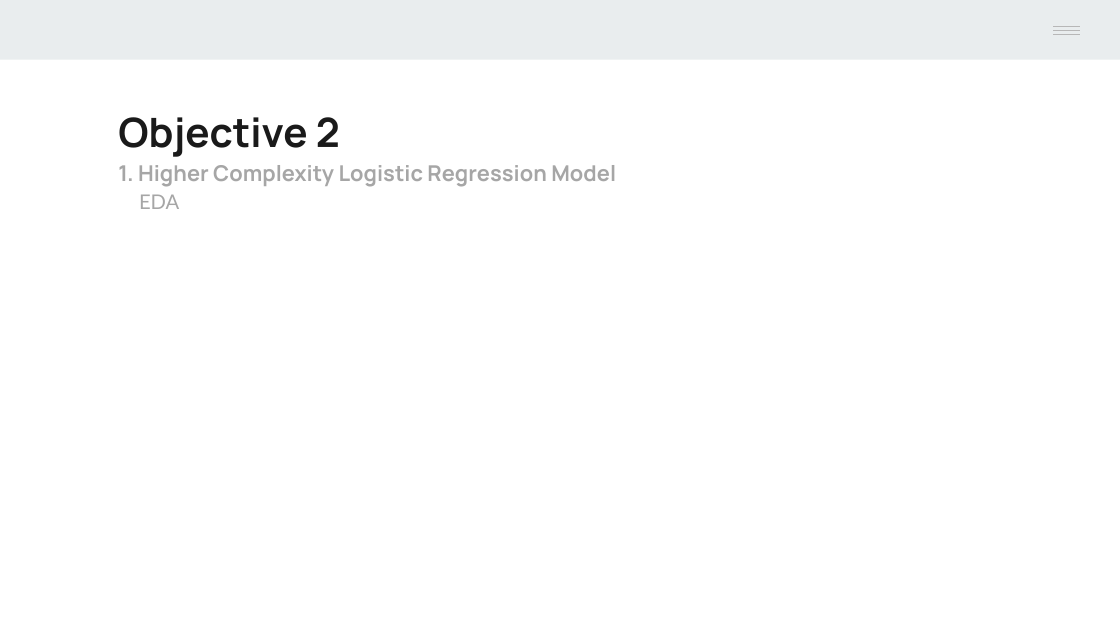
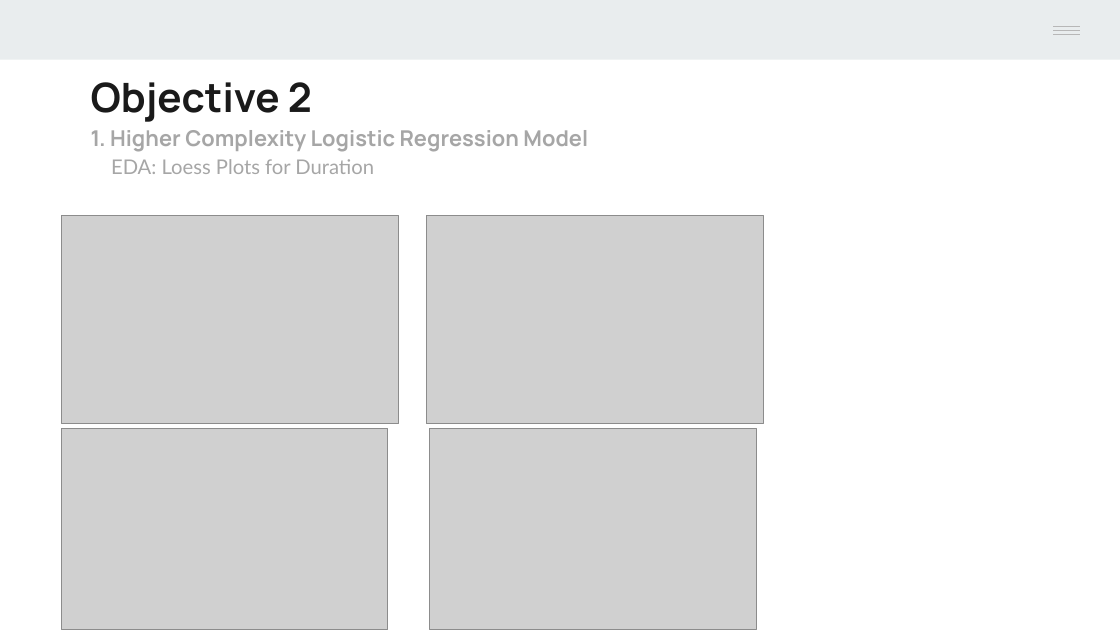
Before and after one commit to Mr-Chang95/Bank-Marketing-Analysis-Logistic-Regression, a slide deck: slide 22 of Project2_Chang_Craus_Yule.pptx. Drawn at 1120x630 pixels with LibreOffice and Linux fonts; fonts in the diff are those of the drawing; grey boxes stand for pictures. Boxes give left, top, right and bottom in pixels: in the first picture for what was removed or moved away, otherwise in the second. Text is boxed around its words. In the diff, an @@ line names an element or a change of style, - is before the commit and + after.

```diff
--- a/Project2_Chang_Craus_Yule.pptx
+++ b/Project2_Chang_Craus_Yule.pptx
@@ text "Objective 2": place and size @@
-text "Objective 2" at (118, 117, 616, 209)
+text "Objective 2" at (91, 82, 588, 174)
@@ text at (111, 159, 374, 174): text changed @@
-EDA
+EDA: Loess Plots for Duration
@@ picture added at (62, 216, 399, 424) @@
@@ picture added at (427, 216, 764, 424) @@
@@ picture added at (62, 429, 389, 630) @@
@@ picture added at (430, 429, 757, 630) @@
```
Also in this commit, not shown: 4 other slides changed, 1 slide added, 1 slide removed, 1 other file.
